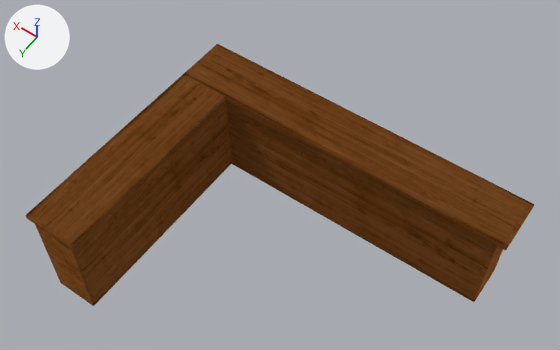
An edit to the Blender file 01 Models/counter.blend, drawn before and after from the same camera.
The view is the same before and after, from a camera (50 mm lens) standing at (-5.74, 8.71, 12.66) and looking at (-0.89, 1.92, 1.99). The axes (+X, +Y, +Z) are drawn at upper left. The lights are the same throughout.

Before the edit, the objects in view are built like this:
```python
mat_wood = bpy.data.materials.new('wood')
mat_wood.use_nodes = True; mat_wood.node_tree.nodes.clear()
_N = mat_wood.node_tree.nodes; _L = mat_wood.node_tree.links
n0 = _N.new('ShaderNodeOutputMaterial'); n0.name = 'Material Output'
n1 = _N.new('ShaderNodeBsdfAnisotropic'); n1.name = 'Glossy BSDF'
n1.distribution = 'GGX'
n1.inputs[1].default_value = 1.0  # 'Roughness'
n2 = _N.new('ShaderNodeTexImage'); n2.name = 'Image Texture'
n2.image = img_table_wood_jpg
_L.new(n2.outputs[0], n1.inputs[0])  # 'Color' to 'Color'
_L.new(n1.outputs[0], n0.inputs[0])  # 'BSDF' to 'Surface'
me_cube_001 = bpy.data.meshes.new('Cube.001')
me_cube_001.from_pydata(...)  # 40 vertices, 26 faces; spans x -14.7..1.4, y -1.5..1.0, z -1.0..1.1
# faces by material slot: [24, 2]
me_cube_001.materials.append(mat_wood)
me_cube_001.materials.append(mat_lamp)  # white #ffffff
ob_cube = bpy.data.objects.new('Cube', me_cube_001)
ob_cube.location = (1.39, 3.08, 1.09)
ob_cube.scale = (0.419, 2.06, 1.0)
```
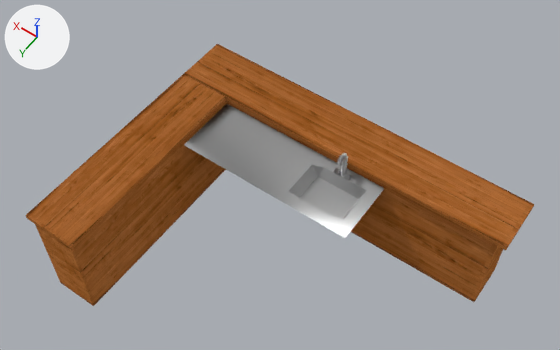
The change, as a list of edits to the scene's bpy script:
```text
Change mat_wood:
    remove n1 = _N.new('ShaderNodeBsdfAnisotropic'); n1.name = 'Glossy BSDF'
    remove n1.distribution = 'GGX'
    remove n1.inputs[1].default_value = 1.0  # 'Roughness'
    where n2 = _N.new('ShaderNodeTexImage'); n2.name = 'Image Texture'
    where n0 = _N.new('ShaderNodeOutputMaterial'); n0.name = 'Material Output'
    remove _L.new(n2.outputs[0], n1.inputs[0])  # 'Color' to 'Color'
    remove _L.new(n1.outputs[0], n0.inputs[0])  # 'BSDF' to 'Surface'
    add n3 = _N.new('ShaderNodeBsdfDiffuse'); n3.name = 'Diffuse BSDF'
    add n3.inputs[1].default_value = 1.0  # 'Roughness'
    add _L.new(n3.outputs[0], n0.inputs[0])  # 'BSDF' to 'Surface'
    add _L.new(n2.outputs[0], n3.inputs[0])  # 'Color' to 'Color'
Add mat_sink:
    mat_sink = bpy.data.materials.new('sink')
    mat_sink.use_nodes = True; mat_sink.node_tree.nodes.clear()
    _N = mat_sink.node_tree.nodes; _L = mat_sink.node_tree.links
    n0 = _N.new('ShaderNodeOutputMaterial'); n0.name = 'Material Output'
    n1 = _N.new('ShaderNodeBsdfAnisotropic'); n1.name = 'Anisotropic BSDF'
    n1.distribution = 'GGX'
    n1.inputs[0].default_value = (0.7, 0.7, 0.7, 1.0)  # 'Color', light grey #dadada
    n1.inputs[1].default_value = 0.894  # 'Roughness'
    n1.inputs[2].default_value = 0.9  # 'Anisotropy'
    _L.new(n1.outputs[0], n0.inputs[0])  # 'BSDF' to 'Surface'
Change me_cube_001:
    used by ob_cube; location = (1.39, 3.08, 1.09); scale = (0.419, 2.06, 1.0)
    remove me_cube_001.from_pydata(...)  # 40 vertices, 26 faces; spans x -14.7..1.4, y -1.5..1.0, z -1.0..1.1
    add me_cube_001.from_pydata(...)  # 705 vertices, 570 faces; spans x -14.7..1.4, y -1.5..1.0, z -1.0..1.4
    me_cube_001 part 1: a new loose piece of 289 vertices spanning x -9.3..-0.9, y -1.0..-0.4, z 0.5..0.8, in mat_sink
    me_cube_001 part 2: a new loose piece of 256 vertices spanning x -7.6..-7.3, y -0.9..-0.8, z 0.8..1.4, in mat_sink
    me_cube_001 part 3
    8 vertices are removed from x -14.4..1.1, y -1.4..1.0, z 1.0
    8 faces are deleted
    6 new faces join them, mat_wood (picture img_table_wood_jpg)
    remove me_cube_001.materials.append(mat_lamp)  # white #ffffff
    add me_cube_001.materials.append(mat_sink)
```

Pixel boxes [x1, y1, x2, y2] of what changed, in the pictures (560 x 350 px; the box of a moved part takes in the faces that stretch with it):
'Cube', recoloured, reshaped: [26, 44, 534, 306] in both
part 1 of me_cube_001, added: after [184, 104, 385, 238]
part 2 of me_cube_001, added: after [337, 153, 348, 176]
part 3 of me_cube_001, moved or reshaped: [35, 224, 93, 306] in both
